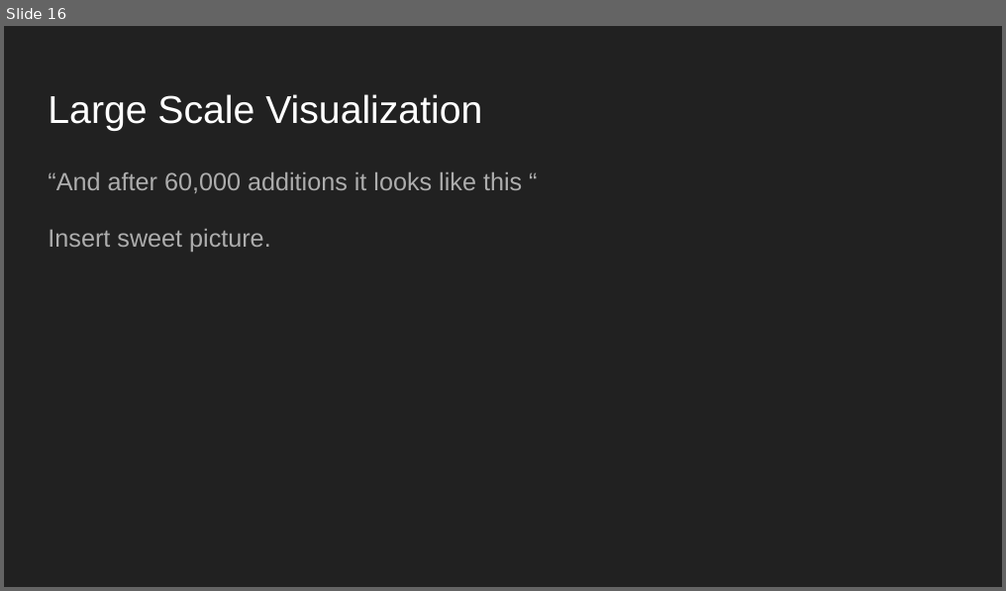
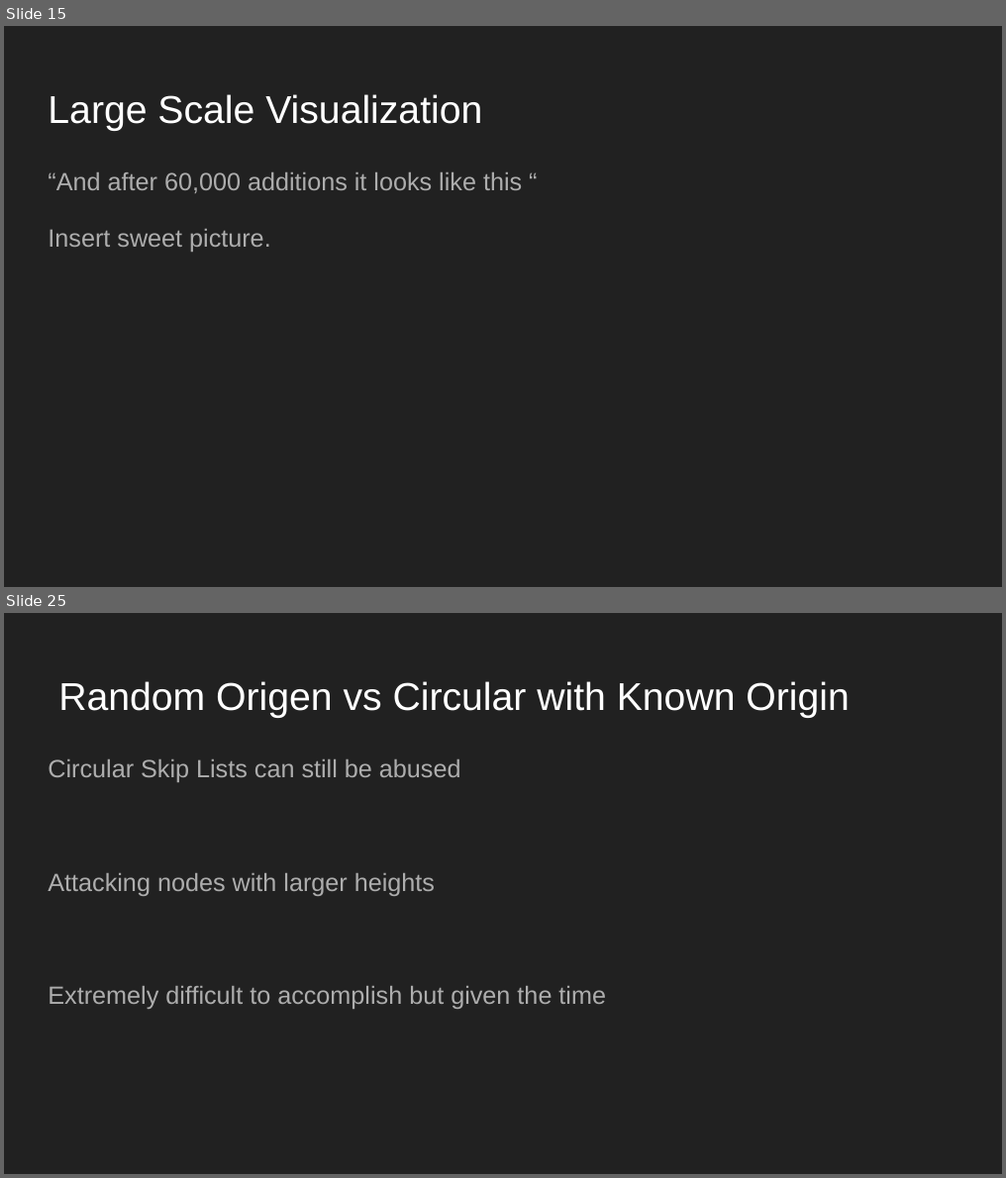
Before and after one commit to JSoddy/432-team10-project, a slide deck: Video/Final Video.pptx. Shown one above the other, each under a label of ours: slide 16 before the commit, slides 15 and 25 after it; the slides between them are not shown. The pictures are 1006x591 and 1006x1178 pixels, drawn with LibreOffice and Linux fonts; fonts in the diff are those of the drawing. Boxes give left, top, right and bottom in pixels: in the first picture for what was removed or moved away, otherwise in the second. Text is boxed around its words. In the diff, an @@ line names an element or a change of style, - is before the commit and + after.

Commit message:
Updated version of PPT
Still need small scale visualizations and one large scale.

```diff
--- a/Video/Final Video.pptx
+++ b/Video/Final Video.pptx
@@ slide 25 added at [4,613,1002,1174], background #212121 @@
@@ title added at [58,681,848,718], 28 pt, text #FFFFFF @@
+Random Origen vs Circular with Known Origin
@@ text added at [48,760,606,1009], 18 pt, text #ADADAD @@
+Circular Skip Lists can still be abused
+Attacking nodes with larger heights
+Extremely difficult to accomplish but given the time
@@ what was slide 16 is now slide 15 @@
```
Also in this commit, not shown: 8 slides changed, 15 other slides added, 17 slides removed.
